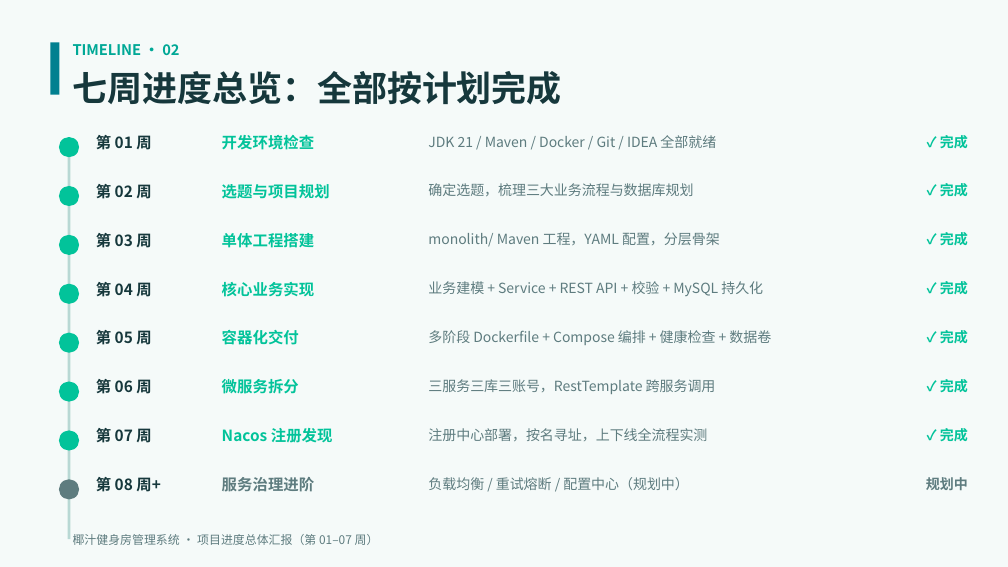
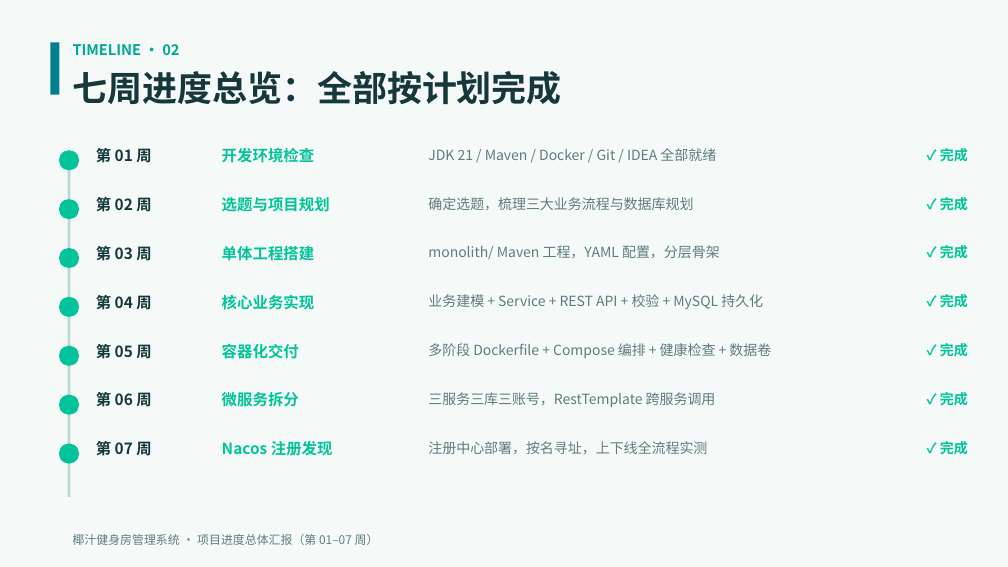
Before and after one commit to lovely7067/Microservices-practice-2412190217, a slide deck: slide 3 of docs/项目进度汇报-第01-07周.pptx. Drawn at 1008x567 pixels with LibreOffice and Linux fonts; fonts in the diff are those of the drawing. Boxes give left, top, right and bottom in pixels: in the first picture for what was removed or moved away, otherwise in the second. Text is boxed around its words. In the diff, an @@ line names an element or a change of style, - is before the commit and + after.

Commit message:
docs: PPT 移除第08周规划与下一步计划等未发生内容，仅保留已完成事实

```diff
--- a/docs/项目进度汇报-第01-07周.pptx
+++ b/docs/项目进度汇报-第01-07周.pptx
@@ rectangle: place and size @@
-rectangle at [68,146,71,539]
+rectangle at [68,159,71,497]
@@ 28 texts, 7 ellipses: place and size @@
-28 texts, 7 ellipses at [58,135,968,451]
+28 texts, 7 ellipses at [58,148,968,464]
@@ ellipse removed at [58,479,79,499] @@
@@ text removed at [96,477,161,492] @@
-第 08 周+
@@ text removed at [222,477,315,491] @@
-服务治理进阶
@@ text removed at [428,477,689,490] @@
-负载均衡 / 重试熔断 / 配置中心（规划中）
@@ text removed at [926,477,968,490] @@
-规划中
```
Also in this commit, not shown: 2 other slides changed.
